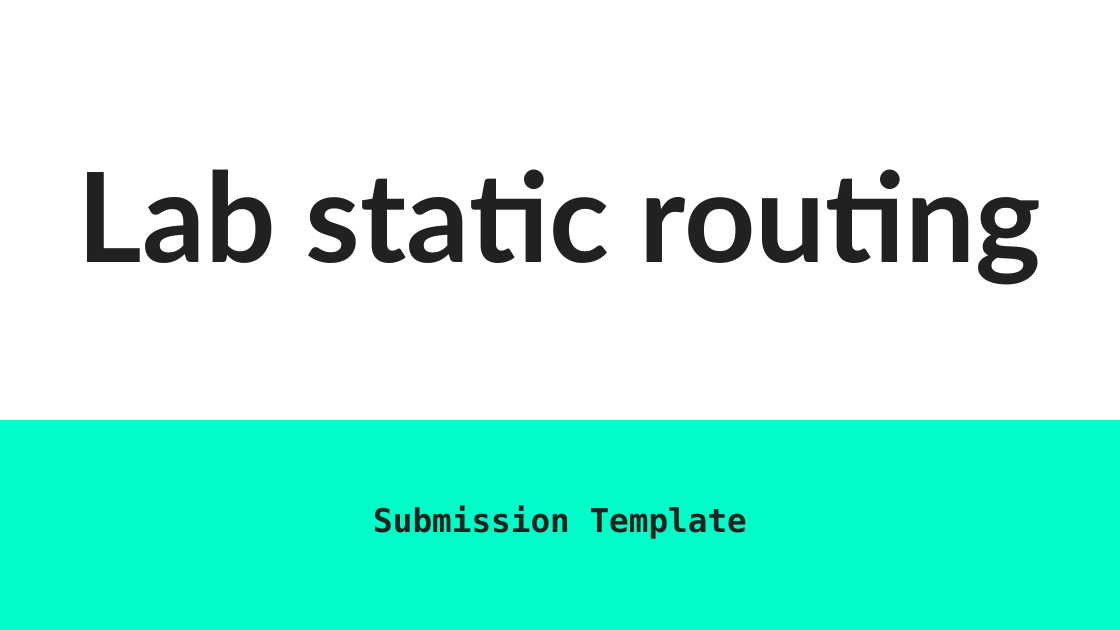
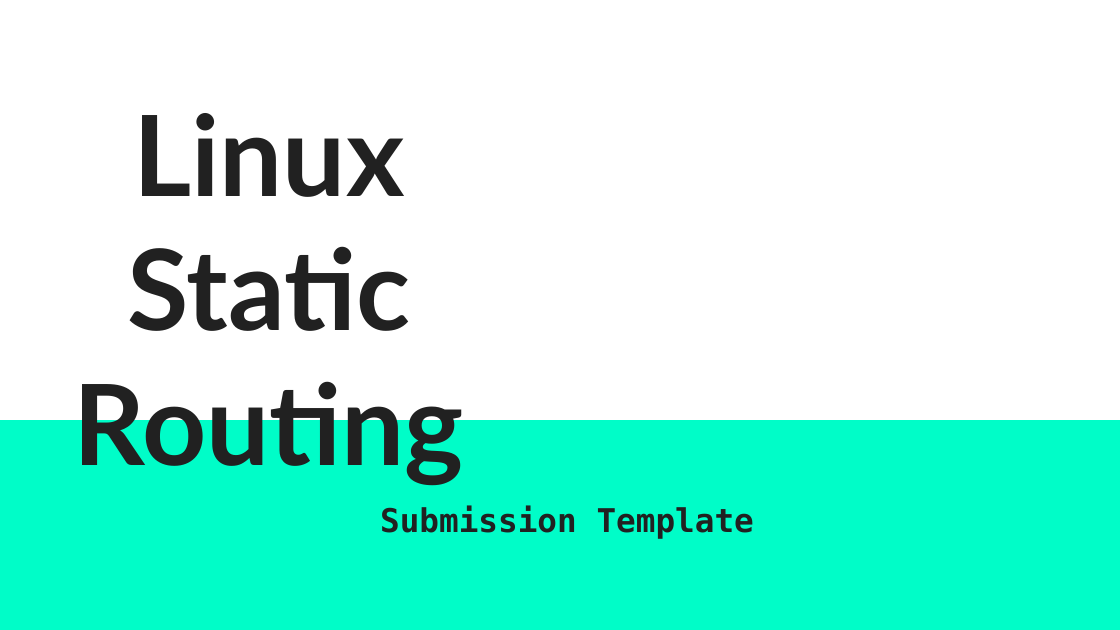
Before and after one commit to WikiSteve/networking-labs, a slide deck: slide 1 of labs/050-linux-static-routing/assets/Static routing SUBMISSION TEMPLATE.pptx. Drawn at 1120x630 pixels with LibreOffice and Linux fonts; fonts in the diff are those of the drawing. Boxes give left, top, right and bottom in pixels: in the first picture for what was removed or moved away, otherwise in the second. Text is boxed around its words. In the diff, an @@ line names an element or a change of style, - is before the commit and + after.

Commit message:
labs: align submission evidence and repair course navigation

```diff
--- a/labs/050-linux-static-routing/assets/Static routing SUBMISSION TEMPLATE.pptx
+++ b/labs/050-linux-static-routing/assets/Static routing SUBMISSION TEMPLATE.pptx
@@ title at [74,113,464,485]: text changed; size 80 to 72 pt @@
-Lab static routing
+Linux Static Routing
@@ subtitle "Submission Template" at [380,505,754,539]: indent changed @@
```
Also in this commit, not shown: 2 other slides changed, 1 slide added, 1 slide removed, 24 other files.
